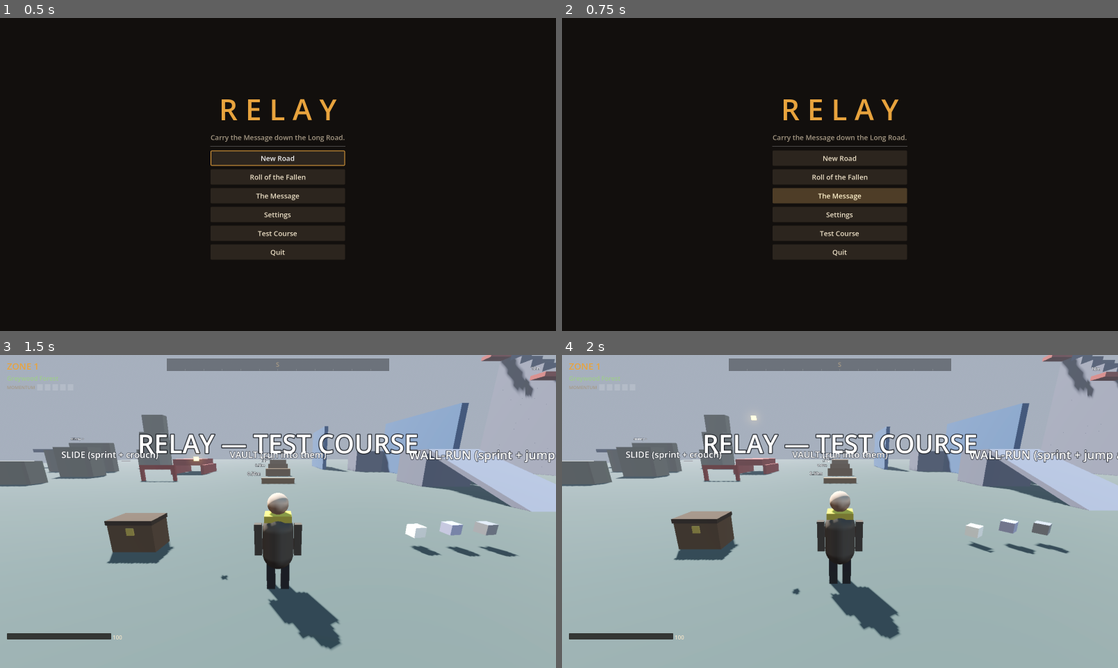
Above: before the commit, frames 1-4 (two rows, left to right).
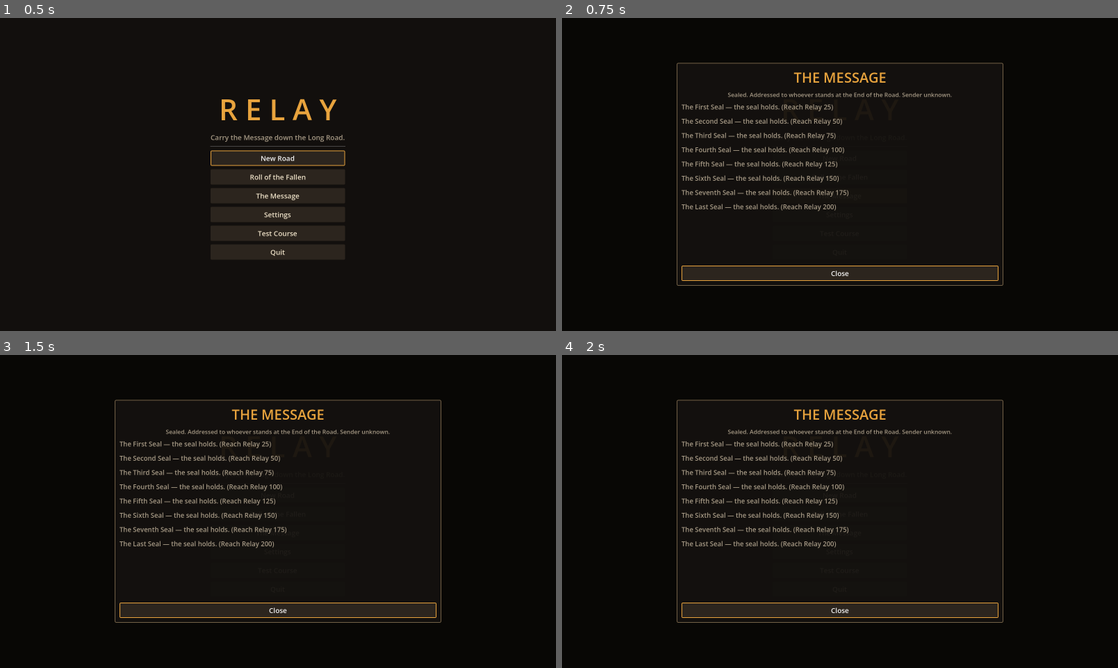
Above: after the commit, the same moments.

Repository: zovoxx/immortal
Game: Godot game, scene res://ui/main_menu.tscn
Same seed, same stepped clock (60 frames per second), same inputs: the game is played once before the commit and once after it.
Inputs:
- Up to frame 1 (0.5 s): no input
- Up to frame 2 (0.75 s): click "The Message" at 0.5 s
- Up to frame 3 (1.5 s): click "Test Course" at 1.25 s
- Up to frame 4 (2 s): no input

Frame 1 is identical in both runs. In frame 2, 7.8% of the frame differs, in the area x 20-80%, y 14-86%; in frame 3, 99%; in frame 4, 100%, in the area x 0-100%, y 0-100%.

Commit message:
Phase 8: station menu (rest, stash, upgrades, kennel, mirror), momentum effects, Message fragments

Diff:
--- a/autoload/game.gd
+++ b/autoload/game.gd
@@ -398,8 +398,17 @@
 	var cd: Dictionary = d.get("courier", {})
 	courier = CourierData.from_dict(cd) if not cd.is_empty() else null
 	courier_counter = int(d.get("courier_counter", 1))
-	fallen = d.get("fallen", [])
-	first_name_counts = d.get("first_name_counts", {})
+	fallen = []
+	for f in d.get("fallen", []):
+		var e: Dictionary = f.duplicate()
+		e["index"] = int(e.get("index", 0))
+		e["zone"] = int(e.get("zone", 0))
+		e["lived"] = float(e.get("lived", 0.0))
+		fallen.append(e)
+	first_name_counts = {}
+	var fnc: Dictionary = d.get("first_name_counts", {})
+	for k in fnc:
+		first_name_counts[String(k)] = int(fnc[k])
 	corpses.clear()
 	for c in d.get("corpses", []):
 		corpses.append(CorpseData.from_dict(c))
--- a/tests/test_data.gd
+++ b/tests/test_data.gd
@@ -116,3 +116,113 @@
 	eq(Game.last_station, 3, "respawn stays at the furthest station")
 	Game.handle_death("test", 3, Vector3.ZERO)
 	eq(Game.momentum, 0, "death resets momentum")
+
+
+func test_save_load_roundtrip() -> void:
+	Game.new_road(4321)
+	Game.courier.inventory.add("scrap", 7)
+	Game.activate_station(1)
+	Game.activate_station(2)
+	Game.current_zone = 2
+	Game.highest_zone = 2
+	Game.handle_death("eaten by the test", 2, Vector3(3, 1, 40))
+	Game.respawn()
+	Game.handle_death("second death", 1, Vector3(-2, 0, 10))
+	Game.respawn()
+	Game.stash.add("bandage", 2)
+	Game.stash.add("oil", 3)
+	Game.global_upgrades.append("forge")
+	Game.station_upgrades["2"] = ["bed"]
+	Game.fragments = [0]
+	Game.mark_toll_paid(2, "toll_5")
+	Game.mark_cache_looted(2, "cache_0")
+	Game.current_zone = 2
+	var before := Game.to_dict()
+	check(Save.save_game(), "save written")
+	Game.new_road(1)
+	check(Game.world_seed != 4321, "state cleared")
+	check(Save.load_game(), "save loaded")
+	eq(Game.world_seed, 4321, "seed restored")
+	eq(Game.current_zone, 2, "zone index restored")
+	eq(Game.last_station, 2, "last station restored")
+	eq(Game.courier_counter, 3, "lineage counter restored")
+	eq(Game.fallen.size(), 2, "Roll of the Fallen restored")
+	eq(String(Game.fallen[0].cause), "eaten by the test", "fallen entry restored")
+	eq(Game.corpses.size(), 2, "corpses restored")
+	eq(Game.corpses[0].local_pos, Vector3(3, 1, 40), "corpse position restored")
+	check(Game.corpses[0].inventory.has("scrap"), "corpse items restored")
+	eq(Game.stash.count_of("bandage"), 2, "stash restored")
+	eq(Game.stash.count_of("oil"), 3, "stash materials restored")
+	check(Game.has_upgrade("forge") and Game.has_upgrade("bed", 2) and not Game.has_upgrade("bed", 1), "upgrades restored (global + per station)")
+	eq(Game.fragments, [0] as Array[int], "fragments restored")
+	check(Game.is_toll_paid(2, "toll_5") and Game.is_cache_looted(2, "cache_0"), "tolls & caches restored")
+	eq(Game.courier.index, 3, "current courier restored")
+	check(JSON.stringify(Game.to_dict()) == JSON.stringify(before), "full state round-trips identically")
+	Save.delete_save()
+
+
+func test_upgrades_and_kennel() -> void:
+	Game.new_road(11)
+	check(not Game.build_upgrade("bed", 3), "can't build without materials")
+	Game.courier.inventory.add("cloth", 3, true)
+	Game.stash.add("scrap", 6)
+	check(Game.build_upgrade("bed", 3), "bed built at station 3 (pouch + stash materials)")
+	eq(Game.courier.inventory.count_of("cloth"), 0, "cloth spent")
+	Game.courier.inventory.add("oil", 2, true)
+	check(Game.build_upgrade("forge", 3), "forge built")
+	check(Game.has_upgrade("forge", 99), "forge is global")
+	check(Game.has_upgrade("bed", 3) and not Game.has_upgrade("bed", 4), "bed is per station")
+	var base := CourierData.new()
+	var c3 := Game.create_new_courier(3)
+	var c4 := Game.create_new_courier(4)
+	base.traits = c3.traits
+	base.apply_base_stats(100.0, 4)
+	check(is_equal_approx(c3.max_hp, base.max_hp + 20.0), "Bed: +20 HP when spawning at station 3")
+	check(c4.inventory.has("fine_blade") and not c4.inventory.has("short_blade"), "Forge: better blade")
+
+
+func test_momentum_effects_and_fragments() -> void:
+	Game.new_road(12)
+	Game.courier.traits.clear()
+	check(is_equal_approx(Game.momentum_speed_mult(), 1.0), "no bonus at 0")
+	Game.set_momentum(2)
+	check(is_equal_approx(Game.momentum_speed_mult(), 1.05), "momentum 2: +5% speed")
+	var l2 := Game.loot_luck()
+	Game.set_momentum(3)
+	check(Game.loot_luck() > l2, "momentum 3: better loot")
+	check(not Game.reveals_hidden_paths(), "no shortcuts below 5")
+	Game.set_momentum(5)
+	check(Game.reveals_hidden_paths(), "momentum 5: Fast Courier reveals shortcuts")
+	Game.set_momentum(9)
+	eq(Game.momentum, 5, "momentum caps at 5")
+	# fragments every 25 zones
+	Game.new_road(13)
+	var got: Array = []
+	var cb := func(i): got.append(i)
+	Events.message_fragment_revealed.connect(cb)
+	for s in range(1, 52):
+		Game.activate_station(s)
+	Events.message_fragment_revealed.disconnect(cb)
+	eq(got, [0, 1], "Seal Breaks at relays 25 and 50")
+	eq(MessageFragments.TEXT.size(), 8, "8 fragments written")
+	# fast courier time bonus
+	Game.new_road(14)
+	Game.set_momentum(4)
+	Game.zone_enter_time = Game.play_time
+	var mats_before := 0
+	for m in ItemDB.MATERIALS:
+		mats_before += Game.courier.inventory.count_of(m)
+	Game.activate_station(1)
+	var mats_after := 0
+	for m in ItemDB.MATERIALS:
+		mats_after += Game.courier.inventory.count_of(m)
+	check(Game.momentum == 5 and mats_after > mats_before, "Fast Courier: station-to-station time bonus")
+
+
+func test_stash_shared_between_couriers() -> void:
+	Game.new_road(15)
+	Game.stash.add("bandage", 1)
+	Game.handle_death("x", 0, Vector3.ZERO)
+	Game.respawn()
+	eq(Game.stash.count_of("bandage"), 1, "stash survives death")
+	eq(Game.stash.capacity, 6, "stash has 6 slots")
--- a/tests/test_smoke.gd
+++ b/tests/test_smoke.gd
@@ -73,3 +73,31 @@
 	Game.new_road(4242)
 	var errs := await _run_scene("res://world/game_world.tscn", 600, true)
 	check(errs.is_empty(), "game world produced errors: %s" % str(errs.slice(0, 5)))
+
+
+func test_station_menu_rest_and_stash() -> void:
+	Game.new_road(77)
+	var scene: Node = load("res://world/test_course.tscn").instantiate()
+	runner.root.add_child(scene)
+	runner.current_scene = scene
+	await frames(5)
+	Game.courier.hp = 10.0
+	var menu: Node = runner.get_first_node_in_group("station_menu")
+	check(menu != null, "station menu exists")
+	scene.station.open_menu("rest")
+	await frames(2)
+	check(menu.visible_modal, "menu opens")
+	menu.rest()
+	eq(Game.courier.hp, Game.courier.max_hp, "rest heals fully")
+	menu.close_modal()
+	Game.global_upgrades.append("kennel")
+	Game.courier.inventory.add("feathers", 2, true)
+	Game.courier.inventory.remove_id("sling_stones", 3)
+	menu.buy_noise_maker()
+	check(Game.courier.inventory.has("noise_maker") and Game.courier.kennel_used, "kennel noise-maker bought")
+	menu.buy_noise_maker()
+	eq(Game.courier.inventory.count_of("noise_maker"), 1, "only one per life")
+	menu.close_modal()
+	scene.queue_free()
+	runner.current_scene = null
+	await frames(3)
--- /dev/null
+++ b/ui/message_page.gd
@@ -0,0 +1,36 @@
+extends CanvasLayer
+## THE MESSAGE: every fragment revealed so far.
+
+func _ready() -> void:
+	layer = 25
+	process_mode = Node.PROCESS_MODE_ALWAYS
+	var m := UITheme.modal(self, Vector2(940, 620))
+	var vb: VBoxContainer = m[1]
+	vb.add_child(UITheme.title("THE MESSAGE"))
+	var sub := UITheme.label("Sealed. Addressed to whoever stands at the End of the Road. Sender unknown.", 17, UITheme.DIM)
+	sub.horizontal_alignment = HORIZONTAL_ALIGNMENT_CENTER
+	vb.add_child(sub)
+	var sc := ScrollContainer.new()
+	sc.custom_minimum_size = Vector2(900, 460)
+	vb.add_child(sc)
+	var list := VBoxContainer.new()
+	list.add_theme_constant_override("separation", 14)
+	list.size_flags_horizontal = Control.SIZE_EXPAND_FILL
+	sc.add_child(list)
+	for i in MessageFragments.TEXT.size():
+		if Game.fragments.has(i):
+			list.add_child(UITheme.label(MessageFragments.TITLES[i], 22, UITheme.ACCENT))
+			var t := UITheme.label(MessageFragments.TEXT[i], 19, UITheme.INK, true)
+			t.custom_minimum_size = Vector2(860, 0)
+			list.add_child(t)
+		else:
+			list.add_child(UITheme.label("%s — the seal holds. (Reach Relay %d)" % [MessageFragments.TITLES[i], MessageFragments.zone_for(i)], 19, UITheme.DIM))
+	var b := UITheme.button("Close", queue_free)
+	vb.add_child(b)
+	b.grab_focus()
+
+
+func _unhandled_input(event: InputEvent) -> void:
+	if event.is_action_pressed("pause") or event.is_action_pressed("ui_cancel"):
+		get_viewport().set_input_as_handled()
+		queue_free()
--- /dev/null
+++ b/ui/message_page.tscn
@@ -0,0 +1,6 @@
+[gd_scene format=3]
+
+[ext_resource type="Script" path="res://ui/message_page.gd" id="1"]
+
+[node name="MessagePage" type="CanvasLayer"]
+script = ExtResource("1")
--- /dev/null
+++ b/ui/message_popup.gd
@@ -0,0 +1,29 @@
+extends ModalLayer
+## "THE SEAL BREAKS" card shown at stations every 25 zones.
+
+var _title: Label
+var _text: Label
+
+
+func _ready() -> void:
+	super._ready()
+	layer = 17
+	_make(Vector2(820, 380))
+	_vb.add_child(UITheme.title("THE SEAL BREAKS", 44))
+	_title = UITheme.label("", 22, UITheme.DIM)
+	_title.horizontal_alignment = HORIZONTAL_ALIGNMENT_CENTER
+	_vb.add_child(_title)
+	_text = UITheme.label("", 22, UITheme.INK, true)
+	_text.custom_minimum_size = Vector2(780, 160)
+	_vb.add_child(_text)
+	var b := UITheme.button("Continue", close_modal)
+	_vb.add_child(b)
+	Events.message_fragment_revealed.connect(_on_revealed)
+
+
+func _on_revealed(index: int) -> void:
+	_title.text = "%s  ·  fragment %d of %d" % [MessageFragments.TITLES[index], index + 1, MessageFragments.TEXT.size()]
+	_text.text = MessageFragments.TEXT[index]
+	Audio.play("bell", -10.0, 0.0)
+	open_modal()
+	(_root.find_children("*", "Button", true, false)[0] as Button).grab_focus()
--- /dev/null
+++ b/ui/message_popup.tscn
@@ -0,0 +1,6 @@
+[gd_scene format=3]
+
+[ext_resource type="Script" path="res://ui/message_popup.gd" id="1"]
+
+[node name="MessagePopup" type="CanvasLayer"]
+script = ExtResource("1")
--- /dev/null
+++ b/ui/station_menu.gd
@@ -0,0 +1,166 @@
+extends ModalLayer
+## Relay station menu: Rest (heal fully, time passes, a storm may move in), the shared Stash,
+## the Upgrade bench (Bed, Forge, Kennel, Signal Mirror) and the kennel noise-maker.
+
+const UPGRADES := [
+	["bed", "Bed", "New couriers spawn at THIS station with +20 HP."],
+	["forge", "Forge", "New couriers spawn with a Fine Blade instead of a Short Blade (everywhere)."],
+	["kennel", "Kennel", "Each courier may buy one noise-maker per life at any station."],
+	["mirror", "Signal Mirror", "THIS station shows the next zone's storm forecast."],
+]
+
+var station: Node
+var _title: Label
+var _tabs: HBoxContainer
+var _body: VBoxContainer
+var _tab: String = "rest"
+
+
+func _ready() -> void:
+	super._ready()
+	add_to_group("station_menu")
+	_make(Vector2(860, 520))
+	_title = UITheme.title("RELAY", 34)
+	_vb.add_child(_title)
+	_tabs = HBoxContainer.new()
+	_tabs.alignment = BoxContainer.ALIGNMENT_CENTER
+	_vb.add_child(_tabs)
+	for t in [["rest", "Rest"], ["stash", "Stash"], ["bench", "Upgrade bench"]]:
+		var id: String = t[0]
+		_tabs.add_child(UITheme.button(t[1], func(): show_tab(id), 200))
+	_vb.add_child(HSeparator.new())
+	_body = VBoxContainer.new()
+	_body.add_theme_constant_override("separation", 8)
+	_body.custom_minimum_size = Vector2(820, 340)
+	_vb.add_child(_body)
+	_vb.add_child(UITheme.button("Leave", close_modal))
+	Events.open_station_menu.connect(_on_open)
+
+
+func _on_open(st: Node) -> void:
+	station = st
+	_title.text = "RELAY %d" % int(st.get("station_index"))
+	open_modal()
+	show_tab(_tab)
+
+
+func station_index() -> int:
+	return int(station.get("station_index")) if station else Game.last_station
+
+
+func show_tab(kind: String) -> void:
+	_tab = kind
+	if kind == "stash":
+		close_modal()
+		var c := ItemContainer.new("Relay stash (shared by all couriers)", Game.stash, true)
+		c.on_changed = func(): Events.stash_changed.emit()
+		Events.open_container.emit(c, c.title)
+		return
+	if not visible_modal:
+		open_modal()
+	_clear(_body)
+	match kind:
+		"rest": _build_rest()
+		"bench": _build_bench()
+	var b := _root.find_children("*", "Button", true, false)
+	if b.size() > 3:
+		(b[3] as Button).grab_focus()
+
+
+func _build_rest() -> void:
+	var d := Game.courier
+	_body.add_child(UITheme.label("%s  ·  %d / %d HP" % [d.full_name, roundi(d.hp), roundi(d.max_hp)], 22))
+	_body.add_child(UITheme.label("Resting heals you fully, but time passes and the storm may move.", 17, UITheme.DIM, true))
+	_body.add_child(UITheme.button("Rest by the fire", rest))
+	if Game.has_upgrade("kennel"):
+		var cost: Dictionary = Game.config.kennel_price
+		var b := UITheme.button("Kennel: buy a noise-maker (%s)" % _cost_text(cost), buy_noise_maker)
+		b.disabled = d.kennel_used or not Game.can_afford(cost)
+		if d.kennel_used:
+			b.text = "Kennel: already bought one this life"
+		_body.add_child(b)
+	if Game.has_upgrade("mirror", station_index()):
+		_body.add_child(UITheme.label("Signal Mirror — Zone %d: %s" % [Game.current_zone + 2, forecast_text()], 20, UITheme.ACCENT))
+	_body.add_child(HSeparator.new())
+	_body.add_child(UITheme.label("Momentum %d / %d" % [Game.momentum, Game.config.momentum_max], 18, UITheme.ACCENT))
+	_body.add_child(UITheme.label("2: +5% speed   ·   3: better loot   ·   5: Fast Courier (shortcuts revealed, par-time bonus)", 16, UITheme.DIM, true))
+
+
+func forecast_text() -> String:
+	var w := get_tree().get_first_node_in_group("weather")
+	if w and w.has_method("forecast"):
+		return w.forecast(Game.current_zone + 1)
+	return "unknown"
+
+
+func _cost_text(cost: Dictionary) -> String:
+	var parts: PackedStringArray = []
+	for k in cost:
+		parts.append("%d %s (have %d)" % [int(cost[k]), ItemDB.display_name(String(k)), Game.material_count(String(k))])
+	return ", ".join(parts)
+
+
+func _build_bench() -> void:
+	_body.add_child(UITheme.label("Materials (pouch + stash): " + ", ".join(ItemDB.MATERIALS.map(func(m): return "%s %d" % [ItemDB.display_name(m), Game.material_count(m)])), 17, UITheme.DIM, true))
+	for u in UPGRADES:
+		var id: String = u[0]
+		var row := HBoxContainer.new()
+		row.add_theme_constant_override("separation", 12)
+		var info := VBoxContainer.new()
+		info.custom_minimum_size = Vector2(520, 0)
+		var scope := "global" if Game.is_global_upgrade(id) else "this station"
+		info.add_child(UITheme.label("%s  (%s)" % [u[1], scope], 20, UITheme.ACCENT))
+		info.add_child(UITheme.label(u[2], 15, UITheme.DIM, true))
+		row.add_child(info)
+		var cost: Dictionary = Game.config.upgrade_costs.get(id, {})
+		var built := Game.has_upgrade(id, station_index())
+		var b := UITheme.button("Built" if built else "Build: " + _short_cost(cost), func(): build(id), 260)
+		b.disabled = built or not Game.can_afford(cost)
+		row.add_child(b)
+		_body.add_child(row)
+
+
+func _short_cost(cost: Dictionary) -> String:
+	var parts: PackedStringArray = []
+	for k in cost:
+		parts.append("%d %s" % [int(cost[k]), ItemDB.display_name(String(k))])
+	return ", ".join(parts)
+
+
+func rest() -> void:
+	var c := get_tree().get_first_node_in_group("player") as Courier
+	if c:
+		c.heal(Game.courier.max_hp)
+	else:
+		Game.courier.hp = Game.courier.max_hp
+	Game.time_of_day = fposmod(Game.time_of_day + Game.config.rest_time_cost, 1.0)
+	var w := get_tree().get_first_node_in_group("weather")
+	if w and w.has_method("on_rest"):
+		w.on_rest()
+	Audio.play("fire", -6.0)
+	Events.notify.emit("You rest by the fire. Hours pass.")
+	Save.save_game()
+	show_tab("rest")
+
+
+func buy_noise_maker() -> void:
+	var d := Game.courier
+	if d.kennel_used or not Game.has_upgrade("kennel"):
+		return
+	if d.inventory.can_add("noise_maker", 1) <= 0:
+		Events.notify.emit("No free carry slot")
+		return
+	if Game.spend(Game.config.kennel_price):
+		d.inventory.add("noise_maker", 1)
+		d.kennel_used = true
+		Events.inventory_changed.emit()
+		Events.notify.emit("The kennel master hands you a noise-maker.")
+	show_tab("rest")
+
+
+func build(id: String) -> void:
+	if Game.build_upgrade(id, station_index()):
+		Audio.play("toll_slam", -8.0)
+		Events.notify.emit("Built: %s" % id.capitalize())
+		Save.save_game()
+	show_tab("bench")
--- /dev/null
+++ b/ui/station_menu.tscn
@@ -0,0 +1,6 @@
+[gd_scene format=3]
+
+[ext_resource type="Script" path="res://ui/station_menu.gd" id="1"]
+
+[node name="StationMenu" type="CanvasLayer"]
+script = ExtResource("1")
--- /dev/null
+++ b/world/message_fragments.gd
@@ -0,0 +1,23 @@
+class_name MessageFragments
+extends RefCounted
+## The eight fragments of the sealed Message. One breaks free every 25 zones ("Seal Breaks").
+
+const TITLES: Array[String] = [
+	"The First Seal", "The Second Seal", "The Third Seal", "The Fourth Seal",
+	"The Fifth Seal", "The Sixth Seal", "The Seventh Seal", "The Last Seal",
+]
+
+const TEXT: Array[String] = [
+	"To whoever stands at the End of the Road —\nIf this letter reaches you, the road has not swallowed every one of us. Do not open the gate until you have read all of it. Do not let it read you first.",
+	"I cannot sign my name. Names are the first thing the road eats. Know only that I set out before the first relay fire was lit, and that I was not the first to carry this letter, nor will you be the last to have it handed to you.",
+	"Every courier who falls makes the road a little shorter for the next. Their bodies are milestones. Their packs are pantries. This is not cruelty. This is how the road was built — one of us at a time.",
+	"By now you have noticed the faces. The same jaw, the same eyes, a different name each time the fire wakes you. Do not be afraid of it. The relay fires do not make strangers. They only make more of us.",
+	"We are one blood carried in many bodies. When one falls, the next wakes by the fire with this letter already in hand. I have done it more times than there are stars over the Salt. So have you. You simply don't remember yet.",
+	"The hounds do not hunt us for meat. They follow our scent because they remember it. They were couriers once — the ones who reached the End, sat down, and listened to what was waiting there.",
+	"What lives at the End of the Road speaks in the voice you most want to hear. It will tell you the journey is over. It will thank you. It will offer you rest. Rest is how it eats.",
+	"So here is the warning, the whole of it: do not stop. Hand this letter to the thing at the End, and when it reads its own name written here — in your hand, in all our hands — it will remember it was once one of us. And then, at last, the road will let us all go home.",
+]
+
+
+static func zone_for(index: int) -> int:
+	return (index + 1) * Game.config.fragment_every_zones
--- a/world/station/relay_station.gd
+++ b/world/station/relay_station.gd
@@ -91,6 +91,13 @@
 func _on_body_entered(body: Node3D) -> void:
 	if body is Courier and not (body as Courier).is_dead():
 		activate()
+		var hud := get_tree().get_first_node_in_group("hud")
+		if hud and Game.has_upgrade("mirror", station_index):
+			var w := get_tree().get_first_node_in_group("weather")
+			if w and w.has_method("forecast"):
+				hud.set_forecast("Signal Mirror: Zone %d — %s" % [station_index + 1, w.forecast(station_index)])
+		elif hud:
+			hud.set_forecast("")
 
 
 func activate() -> void:
--- a/world/test_course.gd
+++ b/world/test_course.gd
@@ -38,6 +38,8 @@
 		Input.mouse_mode = Input.MOUSE_MODE_CAPTURED
 	add_child(preload("res://ui/pause_menu.tscn").instantiate())
 	add_child(preload("res://ui/loot_window.tscn").instantiate())
+	add_child(preload("res://ui/station_menu.tscn").instantiate())
+	add_child(preload("res://ui/message_popup.tscn").instantiate())
 	var flow := DeathFlow.new()
 	flow.world = self
 	add_child(flow)
--- a/world/zone_gen/hidden_path.gd
+++ b/world/zone_gen/hidden_path.gd
@@ -10,6 +10,8 @@
 func _ready() -> void:
 	add_to_group("hidden_path")
 	set_revealed(Game.reveals_hidden_paths())
+	Events.momentum_changed.connect(func(_v): set_revealed(Game.reveals_hidden_paths()))
+	Events.courier_spawned.connect(func(_c): set_revealed(Game.reveals_hidden_paths()))
 
 
 func set_revealed(on: bool) -> void:
Not shown, added: ui/message_page.gd.uid
Not shown, added: ui/message_popup.gd.uid
Not shown, added: ui/station_menu.gd.uid
Not shown, added: world/message_fragments.gd.uid
Not shown, changed: PROGRESS.md
